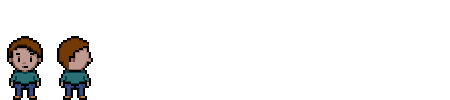
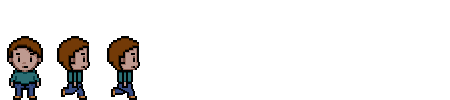
Revision of a layered 450x100 image; what changed, layer by layer:
added layer "right-2" in group "Artboard 1" over [107, 36, 140, 100]
renamed "char copy" to "right", painted on it over [59, 45, 93, 100]
